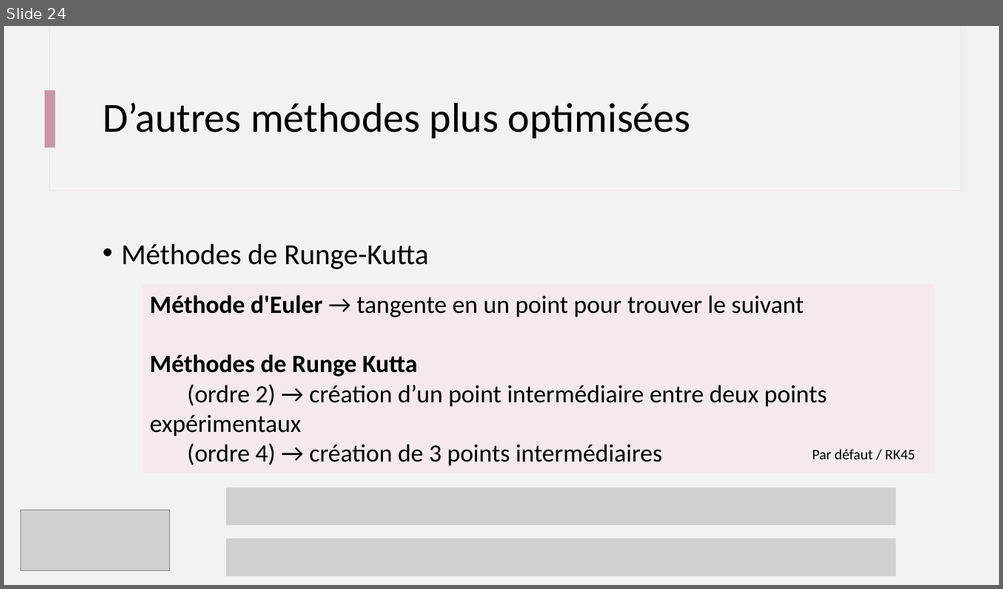
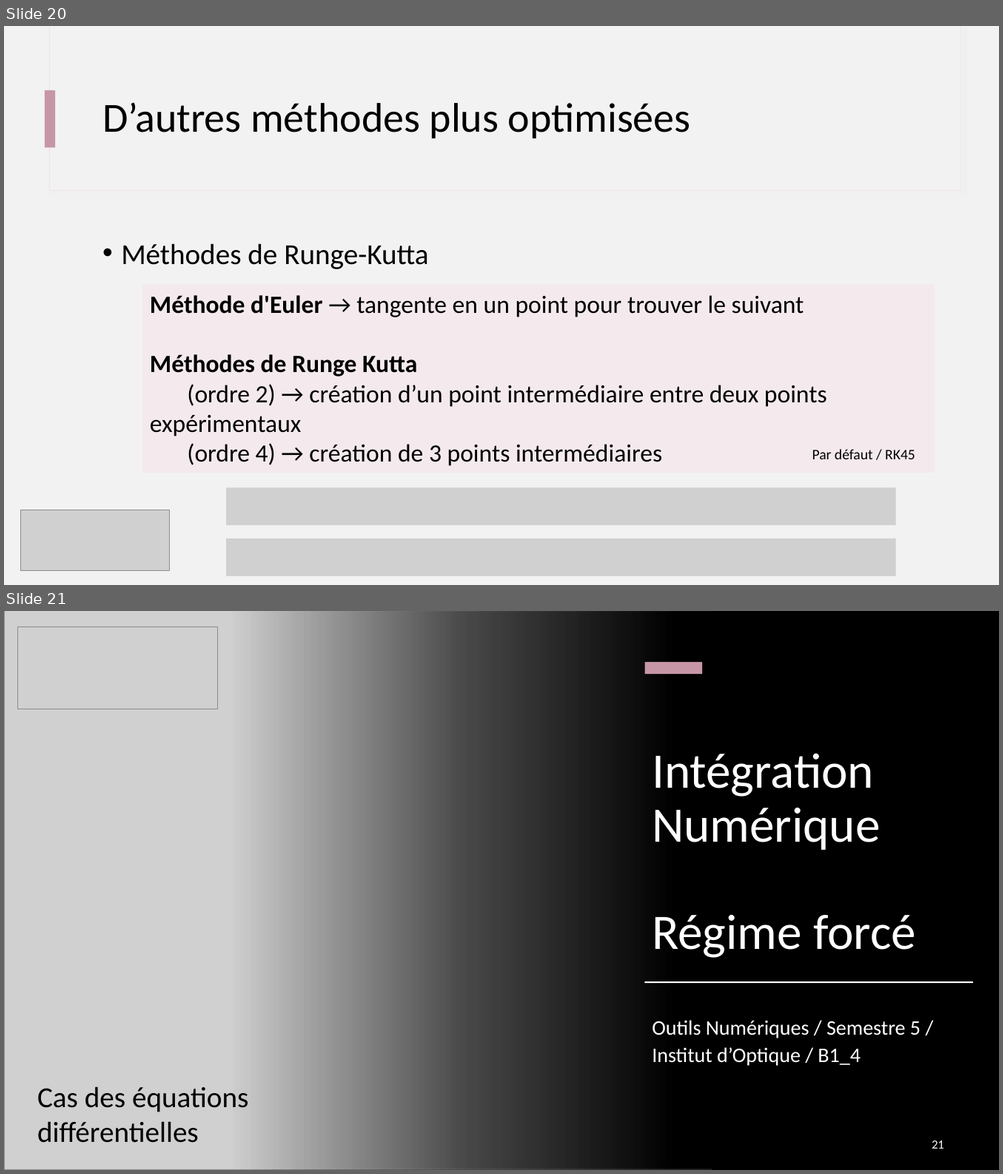
Before and after one commit to IOGS-Digital-Methods/semester-5, a slide deck: ONIP/onip_b1_methodes_numeriques/seance2_equation_diff/B1_s3_1_Approche_Euler.pptx. Shown one above the other, each under a label of ours: slide 24 before the commit, slides 20 and 21 after it. The pictures are 1003x589 and 1003x1174 pixels, drawn with LibreOffice and Linux fonts; fonts in the diff are those of the drawing; grey boxes stand for pictures. Boxes give left, top, right and bottom in pixels: in the first picture for what was removed or moved away, otherwise in the second. Text is boxed around its words. In the diff, an @@ line names an element or a change of style, - is before the commit and + after.

```diff
--- a/ONIP/onip_b1_methodes_numeriques/seance2_equation_diff/B1_s3_1_Approche_Euler.pptx
+++ b/ONIP/onip_b1_methodes_numeriques/seance2_equation_diff/B1_s3_1_Approche_Euler.pptx
@@ slide 21 added at (4,611,999,1170), background #000000 @@
@@ rectangle added at (4,611,999,1170), fill #000000 @@
@@ picture added at (4,611,711,1170) @@
@@ picture added at (17,627,217,709) @@
@@ rectangle added at (232,611,999,1170), fill gradient #000000 @@
@@ rectangle added at (645,662,702,674), fill #C696A7 @@
@@ title added at (652,753,916,958), 48 pt, text #FFFFFF @@
+Intégration Numérique
+Régime forcé
@@ rectangle added at (645,982,973,983), fill #FFFFFF @@
@@ subtitle added at (652,1020,920,1066), 20 pt, text #FFFFFF @@
+Outils Numériques / Semestre 5 / Institut d’Optique / B1_4
@@ text added at (37,1087,248,1143), 28 pt, text #000000 @@
+Cas des équations
+différentielles
@@ page number added at (931,1141,944,1149), 12 pt, text #FFFFFF @@
+21
@@ what was slide 24 is now slide 20 @@
```
Also in this commit, not shown: 1 slide changed, 1 other slide added, 1 other file.
